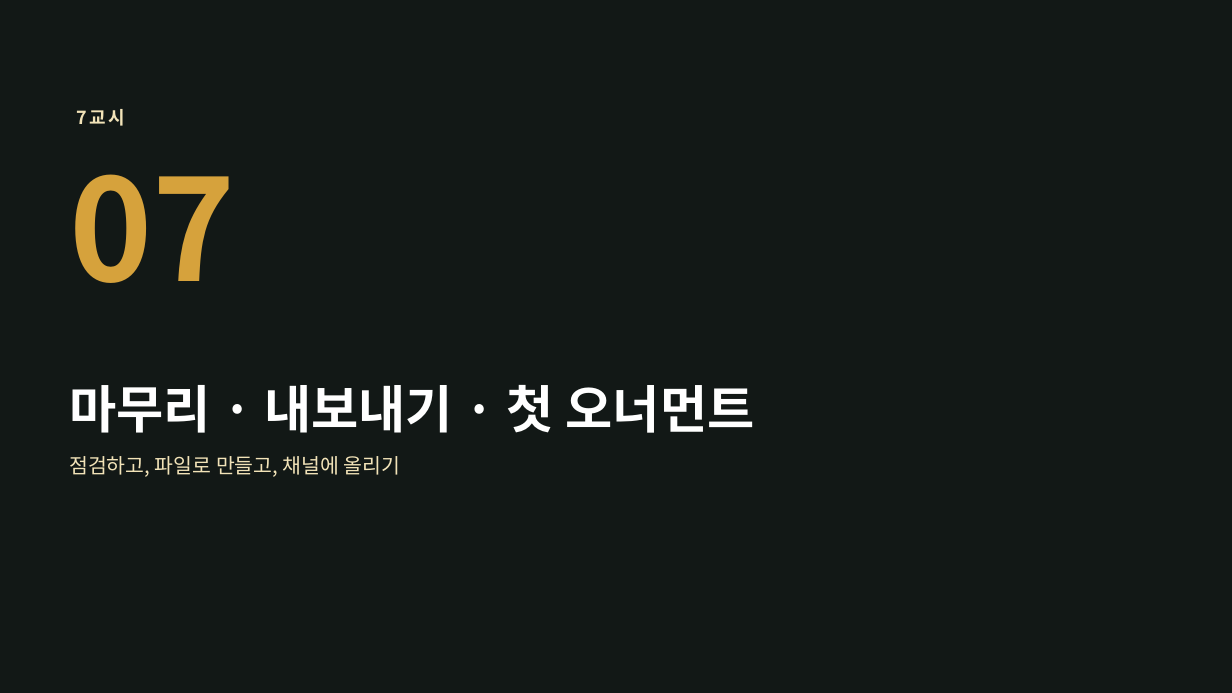
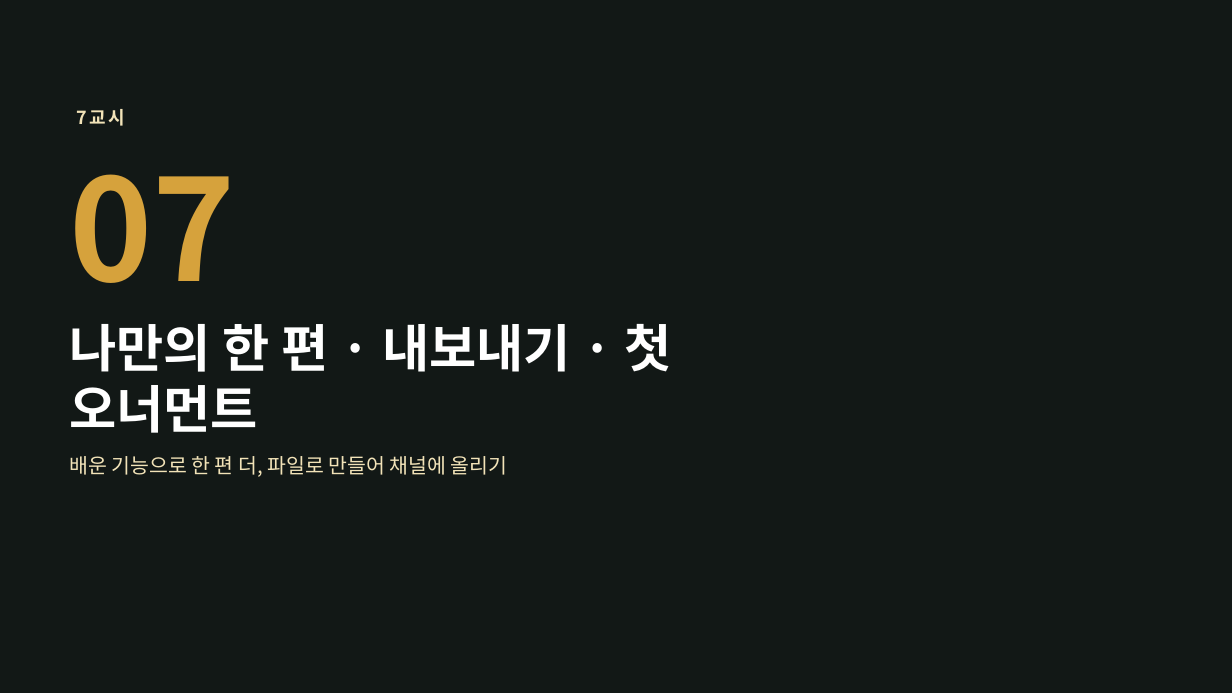
Before and after one commit to yujida/MARUBIT, a slide deck: slide 49 of lectures/03/3회차_CapCut완전정복_슬라이드.pptx. Drawn at 1232x693 pixels with LibreOffice and Linux fonts; fonts in the diff are those of the drawing; background and template pictures are left out. Boxes give left, top, right and bottom in pixels: in the first picture for what was removed or moved away, otherwise in the second. Text is boxed around its words. In the diff, an @@ line names an element or a change of style, - is before the commit and + after.

```diff
--- a/lectures/03/3회차_CapCut완전정복_슬라이드.pptx
+++ b/lectures/03/3회차_CapCut완전정복_슬라이드.pptx
@@ title at [69,324,672,433]: text changed @@
-마무리 · 내보내기 · 첫 오너먼트
+나만의 한 편 · 내보내기 · 첫 오너먼트
@@ text at [69,456,508,477]: text changed @@
-점검하고, 파일로 만들고, 채널에 올리기
+배운 기능으로 한 편 더, 파일로 만들어 채널에 올리기
```
Also in this commit, not shown: 22 other slides changed, 2 slides added, 4 other files.
